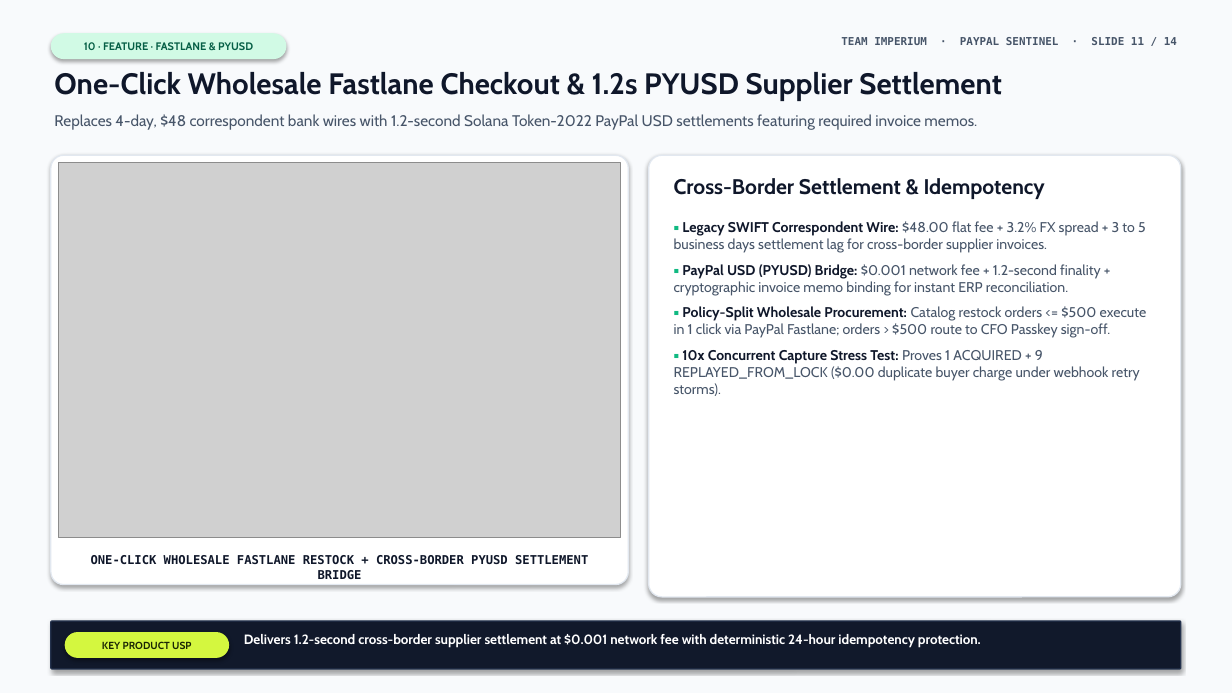
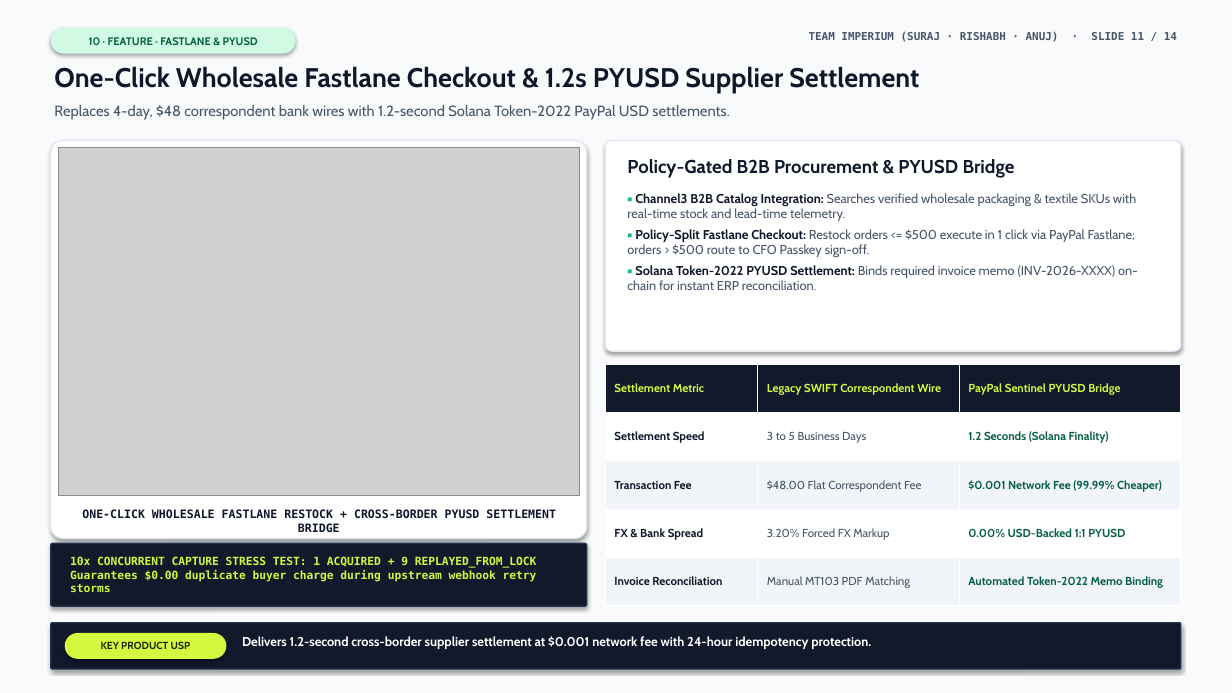
Before and after one commit to surajsaggam/PayPal, a slide deck: slide 11 of deliverables/presentation/PayPal-Sentinel-Executive-Deck.pptx. Drawn at 1232x693 pixels with LibreOffice and Linux fonts; fonts in the diff are those of the drawing; grey boxes stand for pictures. Boxes give left, top, right and bottom in pixels: in the first picture for what was removed or moved away, otherwise in the second. Text is boxed around its words. In the diff, an @@ line names an element or a change of style, - is before the commit and + after.

Commit message:
feat(ppt): fix all slide text overlaps, add flow strips & comparison/ROI tables, export PDF

```diff
--- a/deliverables/presentation/PayPal-Sentinel-Executive-Deck.pptx
+++ b/deliverables/presentation/PayPal-Sentinel-Executive-Deck.pptx
@@ rounded rectangle "10 · FEATURE · FASTLANE ...": place and size @@
-rounded rectangle "10 · FEATURE · FASTLANE ..." at (51,33,287,59)
+rounded rectangle "10 · FEATURE · FASTLANE ..." at (51,28,296,54)
@@ text "One-Click Wholesale Fastlane Checkout & ..." at (54,66,919,94): size 23 to 21 pt @@
@@ text at (809,31,1177,42): text changed @@
-TEAM IMPERIUM · PAYPAL SENTINEL · SLIDE 11 / 14
+TEAM IMPERIUM (SURAJ · RISHABH · ANUJ) · SLIDE 11 / 14
@@ text at (54,105,729,120): text changed; size 12 to 11.5 pt @@
-Replaces 4-day, $48 correspondent bank wires with 1.2-second Solana Token-2022 PayPal USD settlements featuring required invoice memos.
+Replaces 4-day, $48 correspondent bank wires with 1.2-second Solana Token-2022 PayPal USD settlements.
@@ rounded rectangle: place and size @@
-rounded rectangle at (51,155,628,585)
+rounded rectangle at (51,140,587,539)
@@ picture: place and size @@
-picture at (58,163,621,538)
+picture at (58,148,579,495)
@@ rounded rectangle: place and size @@
-rounded rectangle at (649,155,1181,597)
+rounded rectangle at (605,140,1181,351)
@@ text added at (627,159,1015,178), 14.5 pt, text #0F172A, bold @@
+Policy-Gated B2B Procurement & PYUSD Bridge
@@ text removed at (674,178,1045,199) @@
-Cross-Border Settlement & Idempotency
@@ text added at (627,193,1138,290), 10 pt, text #475569 @@
+▪ Channel3 B2B Catalog Integration: Searches verified wholesale packaging & textile SKUs with real-time stock and lead-time telemetry.
+▪ Policy-Split Fastlane Checkout: Restock orders <= $500 execute in 1 click via PayPal Fastlane; orders > $500 route to CFO Passkey sign-off.
+▪ Solana Token-2022 PYUSD Settlement: Binds required invoice memo (INV-2026-XXXX) on-chain for instant ERP reconciliation.
@@ text removed at (674,221,1147,396) @@
-▪ Legacy SWIFT Correspondent Wire: $48.00 flat fee + 3.2% FX spread + 3 to 5 business days settlement lag for cross-border supplier invoices.
-▪ PayPal USD (PYUSD) Bridge: $0.001 network fee + 1.2-second finality + cryptographic invoice memo binding for instant ERP reconciliation.
-▪ Policy-Split Wholesale Procurement: Catalog restock orders <= $500 execute in 1 click via PayPal Fastlane; orders > $500 route to CFO Passkey sign-off.
-▪ 10x Concurrent Capture Stress Test: Proves 1 ACQUIRED + 9 REPLAYED_FROM_LOCK ($0.00 duplicate buyer charge under webhook retry storms).
@@ table added at (605,364,1181,606), 5 rows, 3 columns @@
+Settlement Metric | Legacy SWIFT Correspondent Wire | PayPal Sentinel PYUSD Bridge
+Settlement Speed | 3 to 5 Business Days | 1.2 Seconds (Solana Finality)
+Transaction Fee | $48.00 Flat Correspondent Fee | $0.001 Network Fee (99.99% Cheaper)
+FX & Bank Spread | 3.20% Forced FX Markup | 0.00% USD-Backed 1:1 PYUSD
+Invoice Reconciliation | Manual MT103 PDF Matching | Automated Token-2022 Memo Binding
@@ text "ONE-CLICK WHOLESALE FASTLANE RESTOCK + ...": place and size @@
-text "ONE-CLICK WHOLESALE FASTLANE RESTOCK + ..." at (91,555,588,579)
+text "ONE-CLICK WHOLESALE FASTLANE RESTOCK + ..." at (82,509,556,535)
@@ text "ONE-CLICK WHOLESALE FASTLANE RESTOCK + ..." at (82,509,556,535): size 9.5 to 9 pt @@
@@ rounded rectangle added at (51,543,587,606), fill #11192B, outline #24324D 1 pt @@
@@ text added at (70,556,537,592), 8.8 pt, text #D4F73F, bold @@
+10x CONCURRENT CAPTURE STRESS TEST: 1 ACQUIRED + 9 REPLAYED_FROM_LOCK
+Guarantees $0.00 duplicate buyer charge during upstream webhook retry storms
@@ text at (242,636,871,649): text changed; size 10.5 to 10 pt @@
-Delivers 1.2-second cross-border supplier settlement at $0.001 network fee with deterministic 24-hour idempotency protection.
+Delivers 1.2-second cross-border supplier settlement at $0.001 network fee with 24-hour idempotency protection.
```
Also in this commit, not shown: 13 other slides changed, 4 other files.
